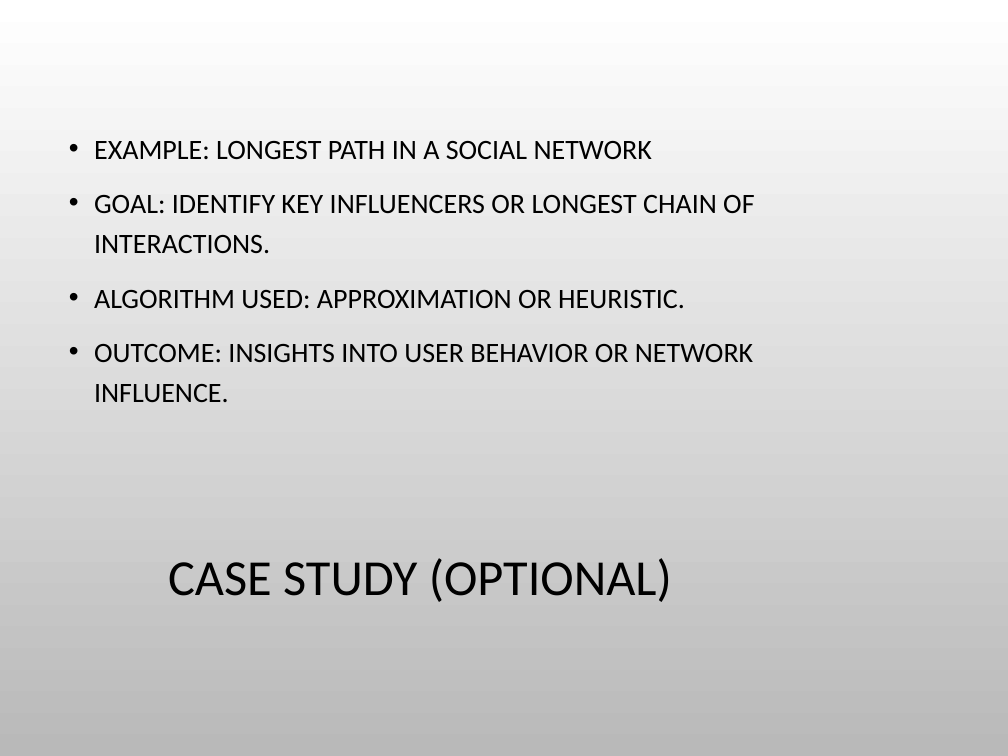
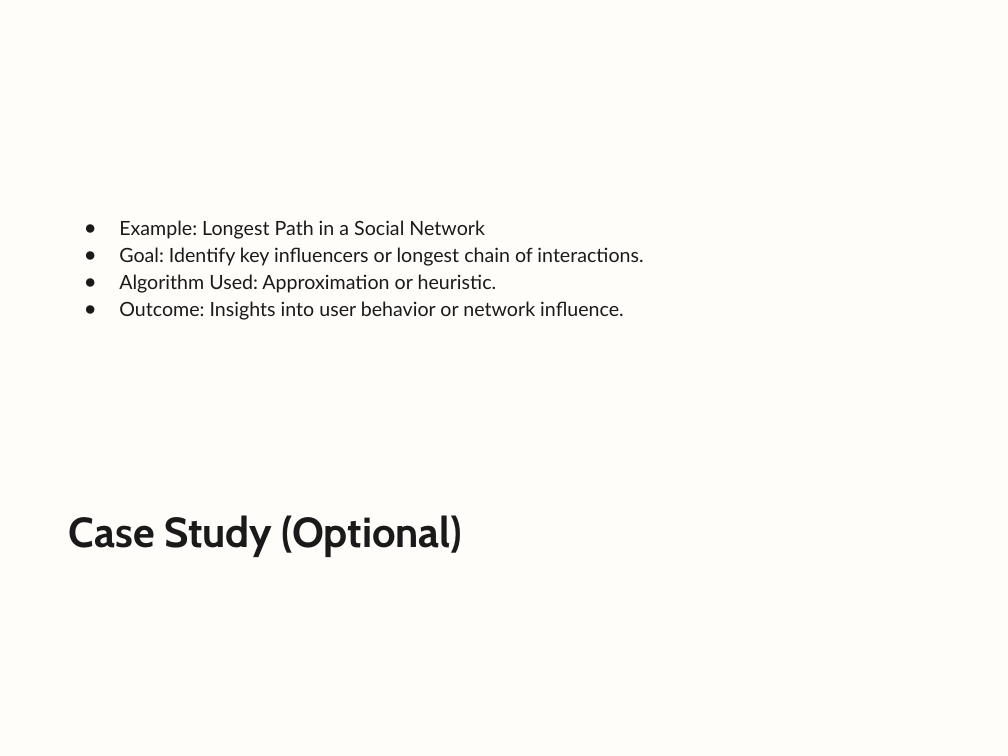
Before and after one commit to ParsaMohammadpour/advanced-algorithm-assignments, a slide deck: slide 15 of representation/Longest_Path_Problem_in_Graphs.pptx (slide 13 before the commit). Drawn at 1008x756 pixels with LibreOffice and Linux fonts; fonts in the diff are those of the drawing; background and template pictures are left out. Boxes give left, top, right and bottom in pixels: in the first picture for what was removed or moved away, otherwise in the second. Text is boxed around its words. In the diff, an @@ line names an element or a change of style, - is before the commit and + after.

```diff
--- a/representation/Longest_Path_Problem_in_Graphs.pptx
+++ b/representation/Longest_Path_Problem_in_Graphs.pptx
@@ background picture (left out) to #FEFDFA @@
@@ text at bbox=[119, 220, 643, 320]: text changed; size 20 to 14 pt; font Calibri to Lato; text colour #000000 to #1A1A1A @@
-• EXAMPLE: LONGEST PATH IN A SOCIAL NETWORK
-• GOAL: IDENTIFY KEY INFLUENCERS OR LONGEST CHAIN OF INTERACTIONS.
-• ALGORITHM USED: APPROXIMATION OR HEURISTIC.
-• OUTCOME: INSIGHTS INTO USER BEHAVIOR OR NETWORK INFLUENCE.
+● Example: Longest Path in a Social Network
+● Goal: Identify key influencers or longest chain of interactions.
+● Algorithm Used: Approximation or heuristic.
+● Outcome: Insights into user behavior or network influence.
@@ title "Case Study (Optional)" at bbox=[69, 515, 463, 557]: vertical alignment middle to top @@
@@ title at bbox=[69, 515, 463, 557]: text changed; size 36 to 30 pt; font Calibri to Cabin; text colour #000000 to #1A1A1A; bold on @@
-CASE STUDY (OPTIONAL)
+Case Study (Optional)
```
Also in this commit, not shown: 15 other slides changed, 2 slides added.
